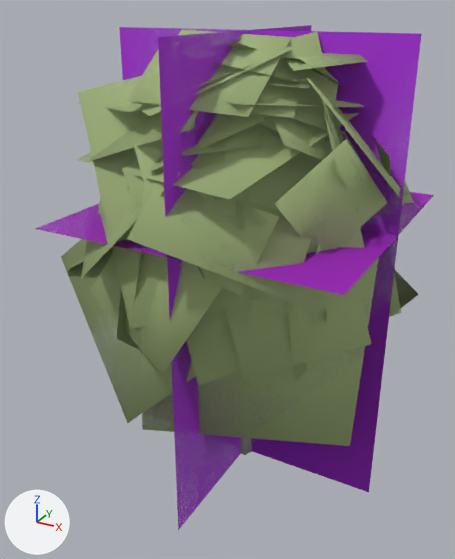
One commit to the glTF model data/models/board/vegetation/birch.glb: the scene before it, then after it.
Rendered twice from a 50 mm camera at (17.8, -35.1, 31.4) aimed at (-1.5, 0.1, 13.9). Every picture has the same lights, and +X, +Y and +Z are marked at lower left. The picture after the commit comes second. Where no turn or scale is listed for an object, it has been applied to the vertices. Vertices at exactly the same position are counted once.

In view in the first picture: 'birch-lod0.001', 'birch-lod1.001', 'birch-lod2.001', 'birch-lod3.001'.
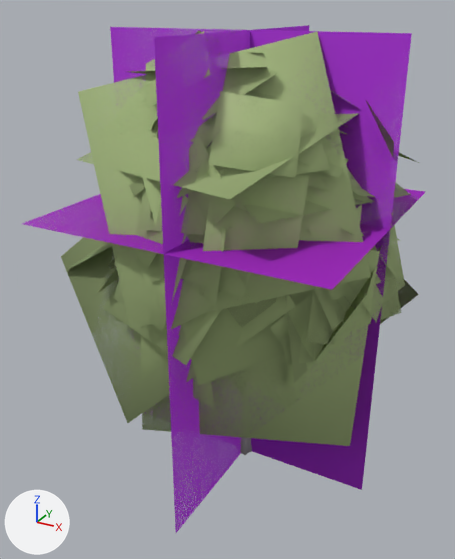
The change, as a diff of the scene's bpy script:
```diff
--- a/data/models/board/vegetation/birch.glb.py
+++ b/data/models/board/vegetation/birch.glb.py
@@ me_birch_lod0 @@
-me_birch_lod0.from_pydata(...)  # 1405 vertices, 1230 faces; spans x -9.5..9.8, y -9.4..9.5, z 0.0..30.0
+me_birch_lod0.from_pydata(...)  # 1326 vertices, 1282 faces; spans x -10.2..9.3, y -9.7..9.0, z 0.0..30.0
+# me_birch_lod0 part 1: 199 loose pieces with 850 vertices, spanning x -9.5..9.8, y -9.4..9.5, z 5.7..30.0, are deleted
+# me_birch_lod0 part 2: 72 vertices moved within x -7.0..5.6, y -7.0..7.1, z 11.2..27.8; 333 vertices removed from x -7.0..8.1, y -8.9..8.2, z 5.8..29.3; 1005 vertices added at x -10.2..9.3, y -9.7..9.0, z 5.7..30.0
+# other edits to the shape of me_birch_lod0 do not show in these pictures
 me_birch_lod0.materials.append(mat_bark_birch)
@@ me_birch_lod1 @@
-me_birch_lod1.from_pydata(...)  # 322 vertices, 224 faces; spans x -11.8..10.3, y -11.6..10.1, z 0.0..30.0
+me_birch_lod1.from_pydata(...)  # 313 vertices, 218 faces; spans x -9.2..10.1, y -9.5..10.6, z 0.0..30.0
+# me_birch_lod1 part 3: the loose piece of 4 vertices spanning x -7.3..4.0, y -6.5..5.2, z 26.2..29.7 is rebuilt with 4 vertices and now spans x -7.7..2.4, y -5.4..4.7, z 26.9..28.3
+# me_birch_lod1 part 4: the loose piece of 4 vertices spanning x -4.6..6.6, y -7.2..3.3, z 22.3..26.2 is rebuilt with 4 vertices and now spans x -3.3..6.7, y -7.1..3.6, z 22.9..26.8
+# me_birch_lod1 part 5: the loose piece of 4 vertices spanning x -2.0..7.0, y -11.6..-1.3, z 17.9..24.9 is rebuilt with 4 vertices and now spans x -4.5..4.8, y -8.8..-2.2, z 17.1..23.6
+# me_birch_lod1 part 6: the loose piece of 4 vertices spanning x -1.9..7.9, y -2.4..7.1, z 25.1..28.7 is rebuilt with 4 vertices and now spans x -1.3..8.3, y -3.1..7.1, z 23.9..27.0
+# me_birch_lod1 part 7: the loose piece of 4 vertices spanning x -7.8..-0.1, y -8.5..-1.7, z 10.8..18.2 is rebuilt with 4 vertices and now spans x -6.0..0.3, y -8.6..-3.5, z 12.9..19.3
+# me_birch_lod1 part 8: the loose piece of 4 vertices spanning x -5.5..-1.9, y -9.6..-1.1, z 13.3..21.8 is rebuilt with 4 vertices and now spans x -8.1..-2.1, y -8.2..0.6, z 14.3..21.1
+# me_birch_lod1 part 9: the loose piece of 4 vertices spanning x -8.6..1.5, y -6.8..-2.9, z 9.4..20.2 is rebuilt with 4 vertices and now spans x -6.8..2.0, y -8.0..-4.1, z 7.9..17.5
+# me_birch_lod1 part 10: the loose piece of 4 vertices spanning x -9.9..0.5, y -7.4..-0.3, z 19.9..29.6 is rebuilt with 4 vertices and now spans x -6.5..1.7, y -7.4..-0.5, z 21.2..26.8
+# me_birch_lod1 part 11: the loose piece of 4 vertices spanning x 0.4..8.2, y -7.6..2.0, z 19.1..26.1 is rebuilt with 4 vertices and now spans x 2.3..8.5, y -4.6..4.3, z 20.5..27.1
+# me_birch_lod1 part 12: 26 loose pieces with 110 vertices, spanning x -11.8..10.3, y -10.6..8.9, z 5.5..30.0, are deleted
+# me_birch_lod1 part 13: 82 vertices removed from x -11.1..7.3, y -10.7..7.7, z 0.0..29.7; 183 vertices added at x -9.2..10.1, y -9.5..10.5, z 0.0..30.0
+# other edits to the shape of me_birch_lod1 do not show in these pictures
 me_birch_lod1.materials.append(mat_bark_birch)
@@ me_birch_lod3 @@
-me_birch_lod3.from_pydata(...)  # 12 vertices, 6 faces; spans x -9.5..9.8, y -9.4..9.5, z 0.0..30.0
-me_birch_lod3.vertices[0].co = (-9.5, 0.0, 0.0)  # pixel (143, 413)
-me_birch_lod3.vertices[1].co = (9.8, 0.0, 0.0)  # pixel (368, 492)
-me_birch_lod3.vertices[2].co = (9.8, 0.0, 30.0)  # pixel (421, 33)
-me_birch_lod3.vertices[3].co = (-9.5, 0.0, 30.0)  # pixel (119, 27)
-me_birch_lod3.vertices[8].co = (-9.5, -9.4, 19.1)  # pixel (34, 228)
-me_birch_lod3.vertices[9].co = (9.8, -9.4, 19.1)  # pixel (344, 294)
-me_birch_lod3.vertices[10].co = (9.8, 9.5, 19.1)  # pixel (434, 195)
-me_birch_lod3.vertices[11].co = (-9.5, 9.5, 19.1)
+me_birch_lod3.from_pydata(...)  # 12 vertices, 6 faces; spans x -10.2..9.3, y -9.7..9.0, z 0.0..30.0
+# me_birch_lod3 part 14: the loose piece of 4 vertices spanning x 0.0, y -9.4..9.5, z 0.0..30.0 is moved by (0.0, -0.4, 0.0)
+# me_birch_lod3 part 15
+me_birch_lod3.vertices[0].co = (-10.2, 0.0, 0.0)
+me_birch_lod3.vertices[1].co = (9.3, 0.0, 0.0)  # pixel (361, 489)
+me_birch_lod3.vertices[2].co = (9.3, 0.0, 30.0)  # pixel (411, 33)
+me_birch_lod3.vertices[3].co = (-10.2, 0.0, 30.0)  # pixel (110, 27)
+me_birch_lod3.vertices[8].co = (-10.2, -9.7, 19.4)  # pixel (20, 223)
+me_birch_lod3.vertices[9].co = (9.3, -9.7, 19.4)  # pixel (332, 289)
+me_birch_lod3.vertices[10].co = (9.3, 9.0, 19.4)  # pixel (426, 191)
+me_birch_lod3.vertices[11].co = (-10.2, 9.0, 19.4)
 me_birch_lod3.materials.append(mat_impostor)
```

Pixel boxes (x1, y1, x2, y2) of what changed, in the pictures (455 x 559 px; the box of a moved part takes in the faces that stretch with it):
'birch-lod3.001', reshaped: before (35, 25, 434, 530); after (22, 25, 425, 533)
'birch-lod1.001', reshaped (mostly hidden afterwards): before (78, 29, 403, 455); after (98, 30, 419, 454)
'birch-lod0.001', reshaped (9% narrower): before (97, 29, 414, 455); after (106, 31, 394, 455)
part 1 of me_birch_lod0, deleted (green): before (97, 29, 414, 390)
part 2 of me_birch_lod0, reshaped (mostly hidden before): before (122, 53, 371, 278); after (106, 31, 394, 385)
part 3 of me_birch_lod1, rebuilt: before (188, 64, 251, 91); after (130, 67, 267, 74)
part 4 of me_birch_lod1, rebuilt (mostly hidden): before (299, 130, 344, 154); after (186, 120, 331, 178)
part 5 of me_birch_lod1, rebuilt (mostly hidden afterwards): before (127, 170, 311, 302); after (150, 237, 270, 282)
part 6 of me_birch_lod1, rebuilt (mostly hidden): before (284, 58, 342, 86); after (317, 127, 373, 138)
part 7 of me_birch_lod1, rebuilt (not visible before): after (114, 317, 183, 336)
part 8 of me_birch_lod1, rebuilt: before (131, 245, 145, 321); after (98, 268, 119, 293)
part 9 of me_birch_lod1, rebuilt (not visible before): after (186, 337, 214, 408)
part 10 of me_birch_lod1, rebuilt (mostly hidden afterwards): before (98, 39, 199, 214); after (133, 139, 223, 197)
part 11 of me_birch_lod1, rebuilt: before (229, 115, 271, 230); after (291, 95, 380, 205)
part 12 of me_birch_lod1, deleted (green): before (89, 29, 403, 378)
part 13 of me_birch_lod1, reshaped: before (78, 34, 364, 455); after (100, 30, 419, 454)
part 14 of me_birch_lod3, moved or reshaped: before (158, 25, 312, 530); after (154, 25, 309, 533)
part 15 of me_birch_lod3, moved or reshaped: before (35, 27, 434, 492); after (22, 27, 425, 490)
